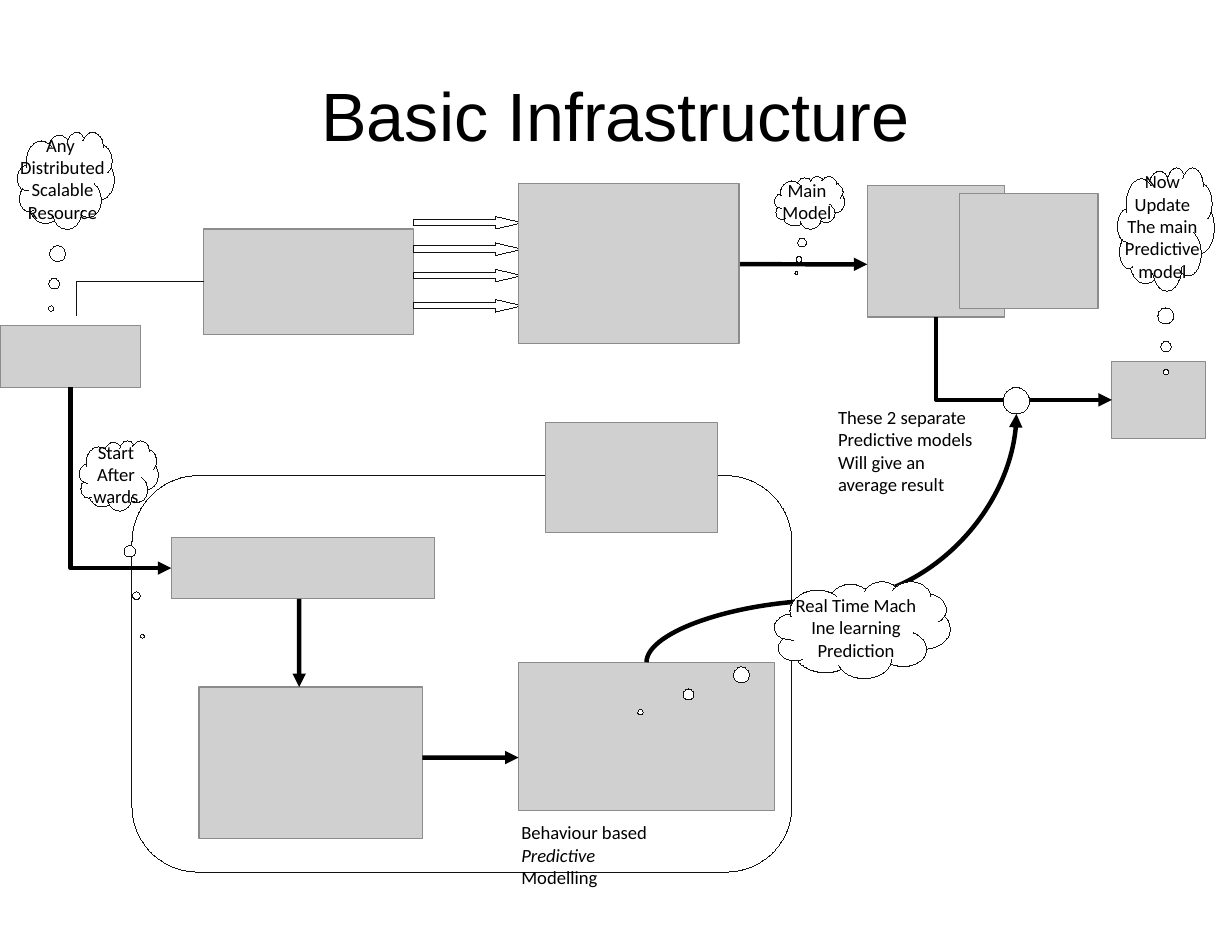
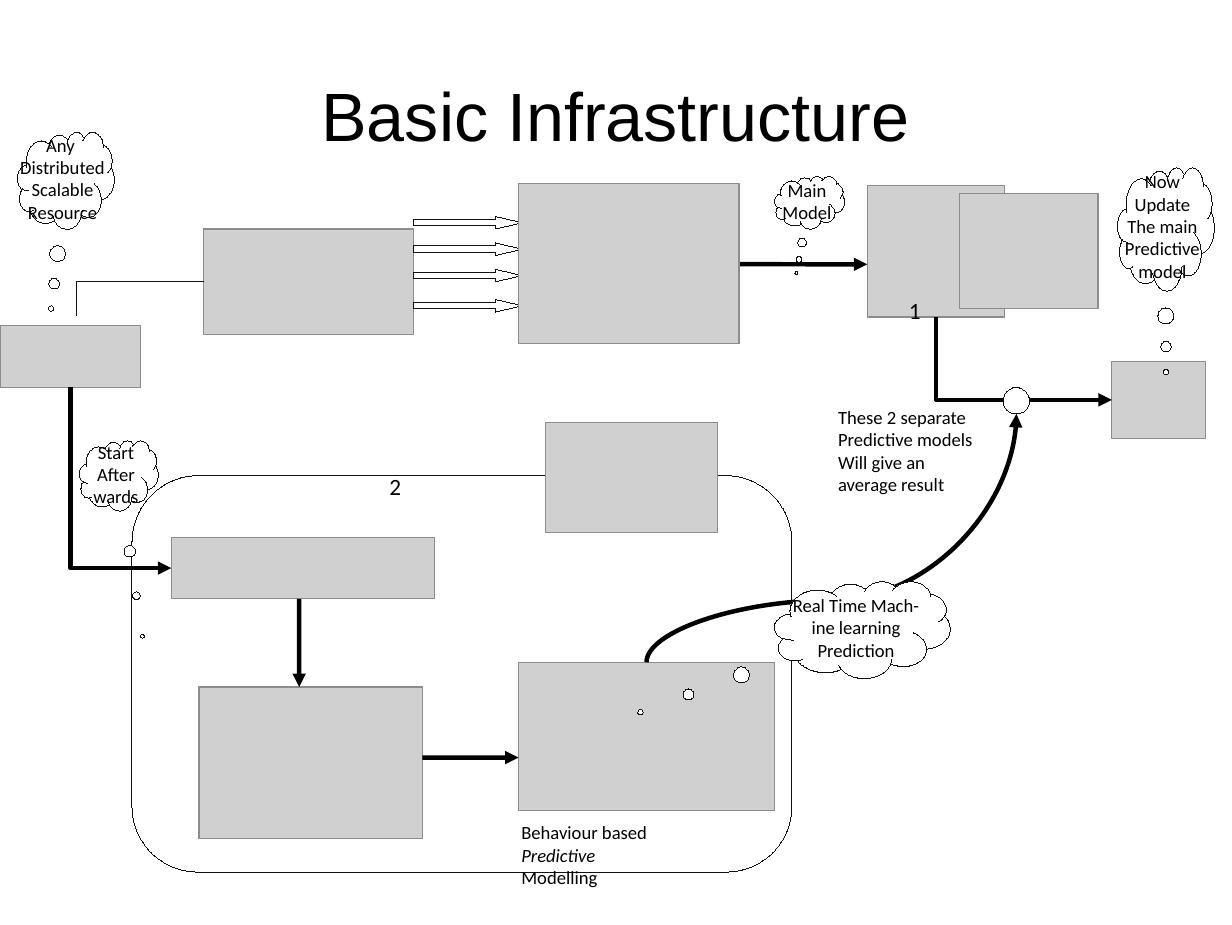
Before and after one commit to abhishek-ch/evolveML, a slide deck: slide 2 of data/smaato.odp (slide 10 before the commit). Drawn at 1232x925 pixels with LibreOffice and Linux fonts; fonts in the diff are those of the drawing; grey boxes stand for pictures. Boxes give left, top, right and bottom in pixels: in the first picture for what was removed or moved away, otherwise in the second. Text is boxed around its words. In the diff, an @@ line names an element or a change of style, - is before the commit and + after.

```diff
--- a/data/smaato.odp
+++ b/data/smaato.odp
@@ text added at bbox=[909, 304, 921, 325], 15 pt, text #000000 @@
+1
@@ text added at bbox=[389, 475, 401, 495], 15 pt, text #000000 @@
+2
@@ text in thought cloud at bbox=[793, 597, 919, 638]: text changed @@
-Real Time Mach
-Ine learning
+Real Time Mach-
+ine learning
```
Also in this commit, not shown: 5 other slides changed, 2 slides added.
